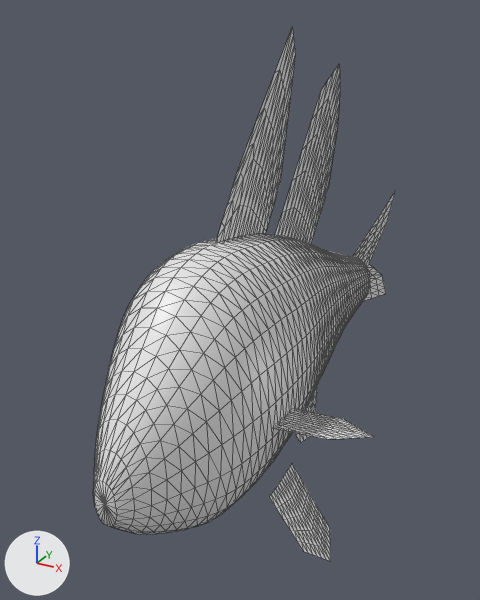
An edit to the glTF model apps/web/public/assets/fish/banggai-cardinalfish/lod0.glb, drawn before and after from the same camera.
One viewpoint serves both versions: a 50 mm camera at (0.0215, -0.0415, 0.0247) aimed at (-0.0044, 0.0056, 0.0011). The axes (+X, +Y, +Z) are drawn at lower left. The lights are the same throughout. The older version comes first. Mesh edges are drawn as thin lines.

In view in the first picture: 'banggai-cardinalfish'.
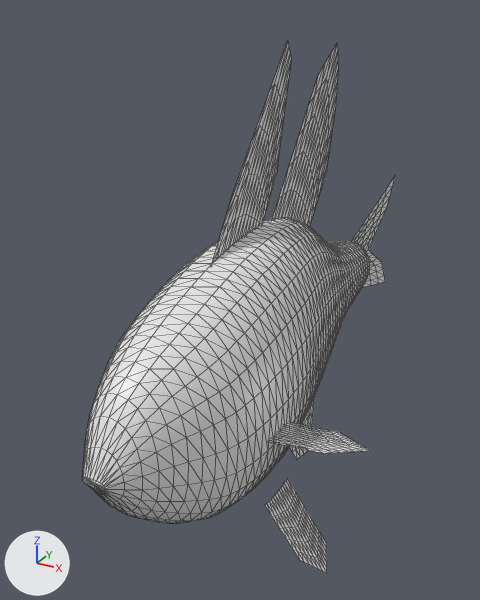
Where the change shows, as pixel boxes (x1, y1, x2, y2) in the pictures (480 x 600 px; the box of a moved part takes in the faces that stretch with it):
'banggai-cardinalfish', reshaped
    before: (93, 28, 396, 561)
    after: (82, 41, 395, 573)
part 1 of me_banggai_cardinalfish, moved or reshaped
    before: (270, 464, 330, 561)
    after: (265, 479, 327, 573)
part 2 of me_banggai_cardinalfish, moved or reshaped
    before: (275, 409, 374, 439)
    after: (270, 422, 370, 453)
part 3 of me_banggai_cardinalfish, moved or reshaped
    before: (352, 190, 396, 301)
    after: (351, 177, 395, 287)
part 4 of me_banggai_cardinalfish, moved or reshaped
    before: (93, 28, 370, 534)
    after: (82, 41, 369, 523)

Patch to the scene script:
```diff
--- a/apps/web/public/assets/fish/banggai-cardinalfish/lod0.glb.py
+++ b/apps/web/public/assets/fish/banggai-cardinalfish/lod0.glb.py
@@ me_banggai_cardinalfish @@
 # used by ob_banggai_cardinalfish; location = (0.0, 0.0, 0.0)
-me_banggai_cardinalfish.from_pydata(...)  # 1778 vertices, 3264 faces; spans x -0.0108..0.0108, y -0.0185..0.0364, z -0.0179..0.0234
+me_banggai_cardinalfish.from_pydata(...)  # 1778 vertices, 3264 faces; spans x -0.0108..0.0108, y -0.0192..0.0357, z -0.0186..0.0225
+# me_banggai_cardinalfish part 1: the loose piece of 78 vertices spanning x 0.0045..0.0077, y -0.0062..0.0008, z -0.0179..-0.008 is multiplied about its middle by the matrix ((1.0, 0.0, 0.0), (0.0, 1.0, 0.0), (-1.271, -0.164, 0.539)), then moved by (0.0, -0.0007, -0.0006)
+# me_banggai_cardinalfish part 2: the loose piece of 78 vertices spanning x 0.0045..0.0108, y -0.0074..-0.0021, z -0.0034..-0.0013 is moved by (0.0, -0.0007, -0.0007)
+# me_banggai_cardinalfish part 3: the loose piece of 78 vertices spanning x 0.0, y 0.0217..0.0364, z -0.0089..0.0046 is moved by (0.0, -0.0007, 0.0019)
+# me_banggai_cardinalfish part 4: 1388 of 1778 vertices moved; they spanned x -0.0054..0.0054, y -0.0185..0.0225, z -0.0162..0.0234 and now span x -0.0054..0.0054, y -0.0192..0.0218, z -0.0177..0.0225; mean shift (0.0, -0.0007, 0.0003); largest move (0.0, -0.0185, -0.0032) -> (0.0, -0.0192, 0.0001)
+# other edits to the shape of me_banggai_cardinalfish do not show in these pictures
 me_banggai_cardinalfish.materials.append(mat_banggai_cardinalfish)
```
